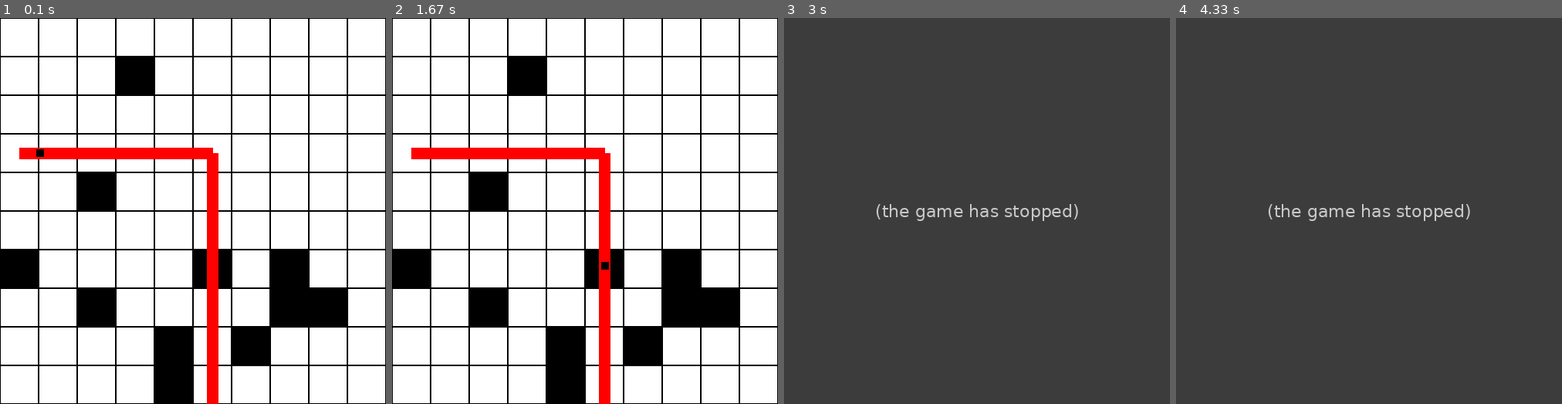
Above: before the commit, frames 1-4 (left to right).
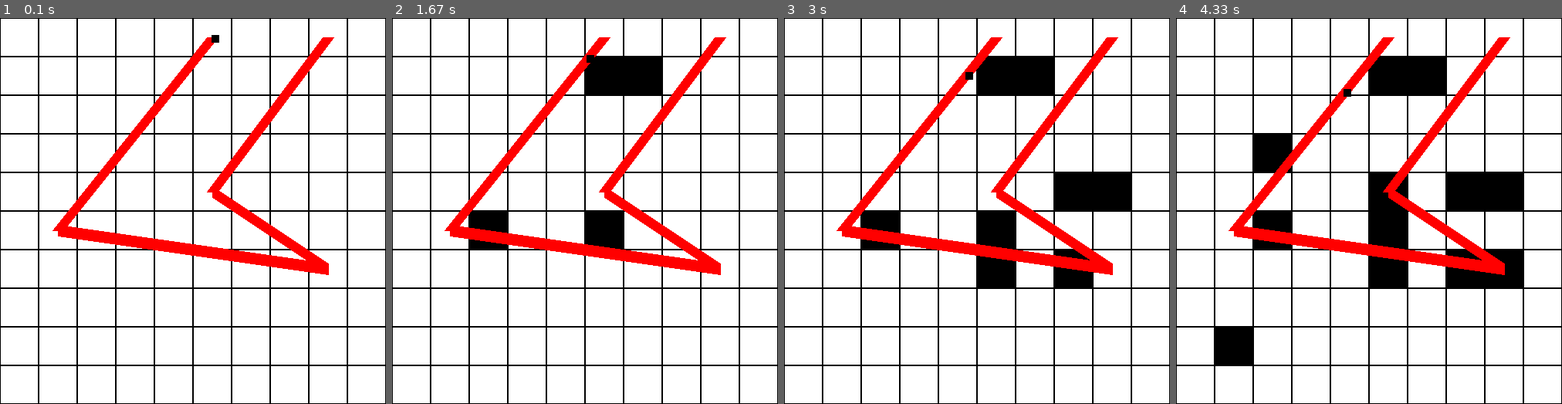
Above: after the commit, the same moments.

Repository: sillypantscoder/pygametowerdefense
Game: pygame game, started from main.py
Same seed, same stepped clock (60 frames per second), same inputs: the game is played once before the commit and once after it.
Inputs (mouse positions are in pixels of both pictures, inside the frame that each line leads up to):
- Up to frame 1 (0.1 s): no input
- Up to frame 2 (1.67 s): click (585, 211) at 0.4 s; click (492, 214) at 0.73 s; click (642, 75) at 1.07 s; click (592, 79) at 1.4 s
- Up to frame 3 (3 s): click (980, 253) at 1.73 s; click (1077, 272) at 2.07 s; click (1077, 176) at 2.4 s; click (1115, 180) at 2.73 s
- Up to frame 4 (4.33 s): click (1504, 288) at 3.07 s; click (1384, 195) at 3.4 s; click (1284, 141) at 3.73 s; click (1253, 353) at 4.07 s

The runs differ from the first frame. In frame 1, 18% of the frame differs, in the area x 0-90%, y 4-100%; in frame 2, 21%; in frame 3, 100%, in the area x 0-100%, y 0-100%; in frame 4, 100%.
Before the commit the program exited at 2.45 s; later frames show no game.

Commit message:
Fixed entity movement & added click detection

Diff:
--- a/main.py
+++ b/main.py
@@ -10,8 +10,8 @@
 screen = pygame.display.set_mode(SCREENSIZE, pygame.RESIZABLE)
 CELLSIZE = 50
 
-BOARD = [[random.choices([0, 1], weights=[10, 1], k=1)[0] for y in range(10)] for x in range(10)]
-ROUTE = [[0, 3], [5, 3], [5, 10]]
+BOARD = [[0 for y in range(10)] for x in range(10)]
+ROUTE = [[random.randint(0, 10), random.randint(0, 10)] for x in range(5)]
 
 def routecopy(r: "list[list[int]]" = ROUTE) -> "list[list[int]]":
 	e = []
@@ -19,7 +19,7 @@
 	return e
 
 class Entity:
-	speed = 0.1
+	speed = 0.01
 	def __init__(self, route: "list[list[int]]" = ROUTE):
 		self.route = routecopy(route)
 		self.pos = self.route[0].copy()
@@ -32,7 +32,7 @@
 	def tick(self):
 		dx = self.route[0][0] - self.prevpos[0]
 		dy = self.route[0][1] - self.prevpos[1]
-		numticks = math.sqrt(dx + dy) / self.speed
+		numticks = math.sqrt(abs(dx) + abs(dy)) / self.speed
 		if self.ticks + 1 < numticks:
 			self.ticks += 1
 			self.pos[0] += dx / numticks
@@ -54,6 +54,11 @@
 		elif event.type == pygame.VIDEORESIZE:
 			screensize = [*event.dict["size"]]
 			screen = pygame.display.set_mode(SCREENSIZE, pygame.RESIZABLE)
+		elif event.type == pygame.MOUSEBUTTONDOWN:
+			pos = pygame.mouse.get_pos()
+			x = math.floor(pos[0] / CELLSIZE)
+			y = math.floor(pos[1] / CELLSIZE)
+			BOARD[x][y] = 1
 	# Drawing
 	screen.fill(WHITE)
 	# Board
